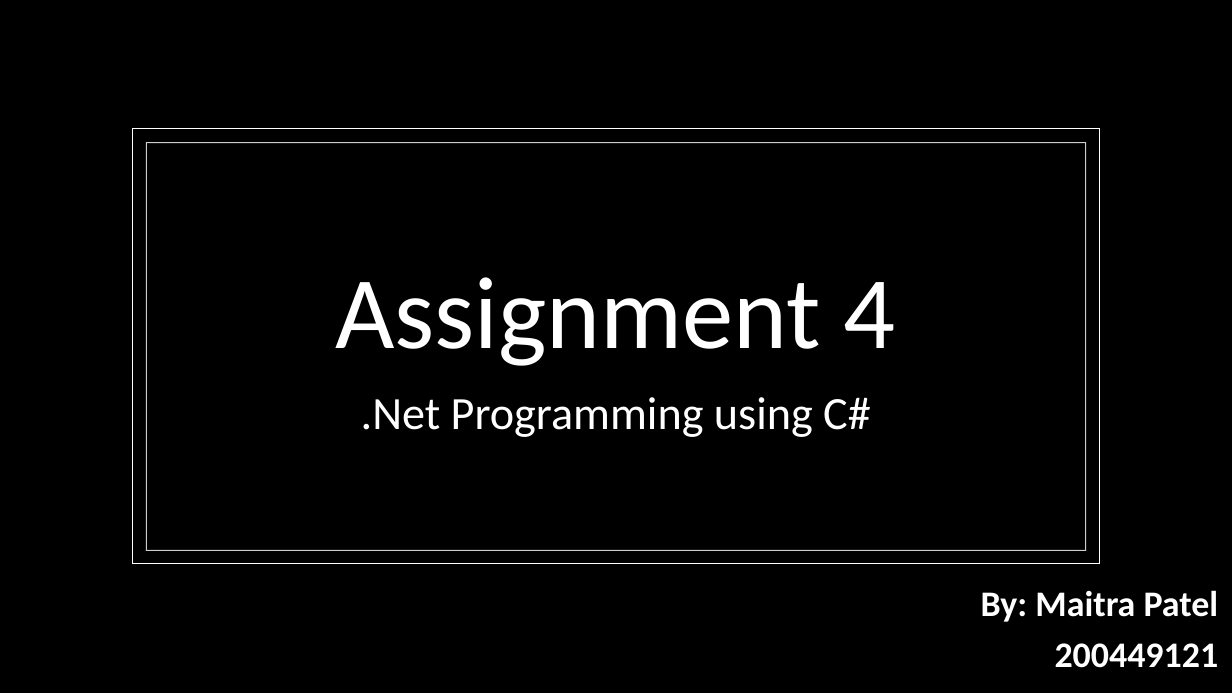
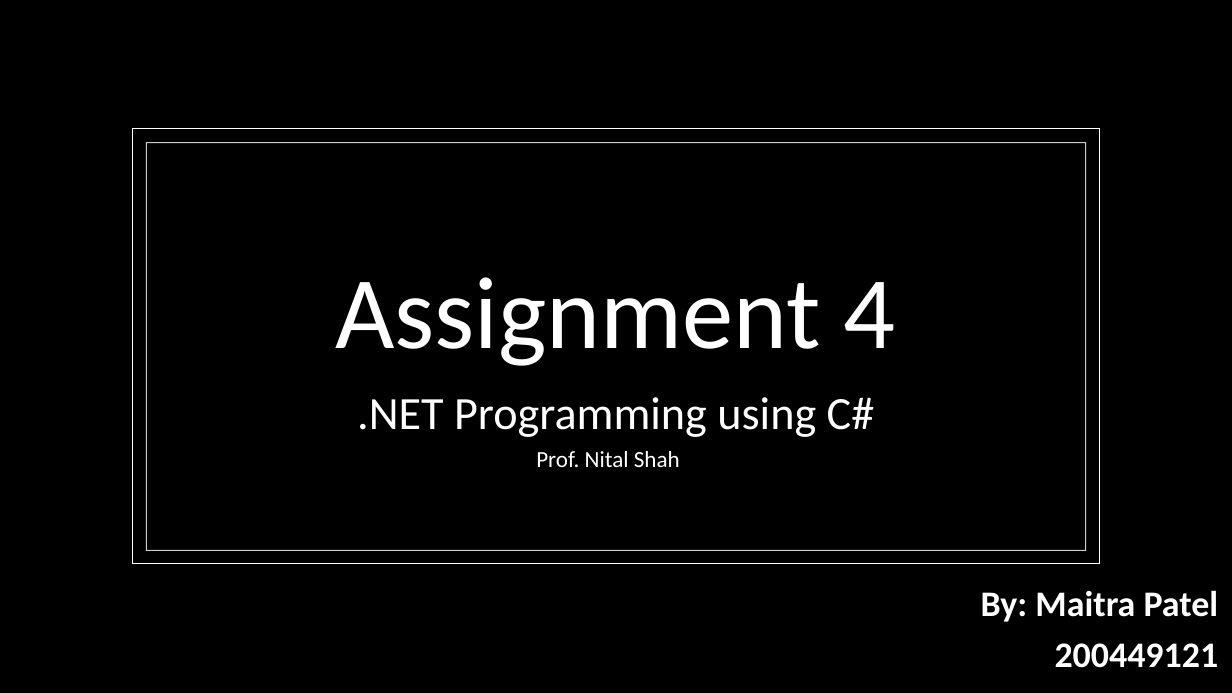
Before and after one commit to maitravpatel/Assignment4-CSharp, a slide deck: slide 1 of Assignment 4.pptx. Drawn at 1232x693 pixels with LibreOffice and Linux fonts; fonts in the diff are those of the drawing; background and template pictures are left out. Boxes give left, top, right and bottom in pixels: in the first picture for what was removed or moved away, otherwise in the second. Text is boxed around its words. In the diff, an @@ line names an element or a change of style, - is before the commit and + after.

```diff
--- a/Assignment 4.pptx
+++ b/Assignment 4.pptx
@@ text at [357, 397, 875, 437]: text changed @@
-.Net Programming using C#
+.NET Programming using C#
@@ text added at [536, 451, 680, 467], 18 pt, text #FFFFFF @@
+Prof. Nital Shah
```
Also in this commit, not shown: 2 slides added, 1 other file.
